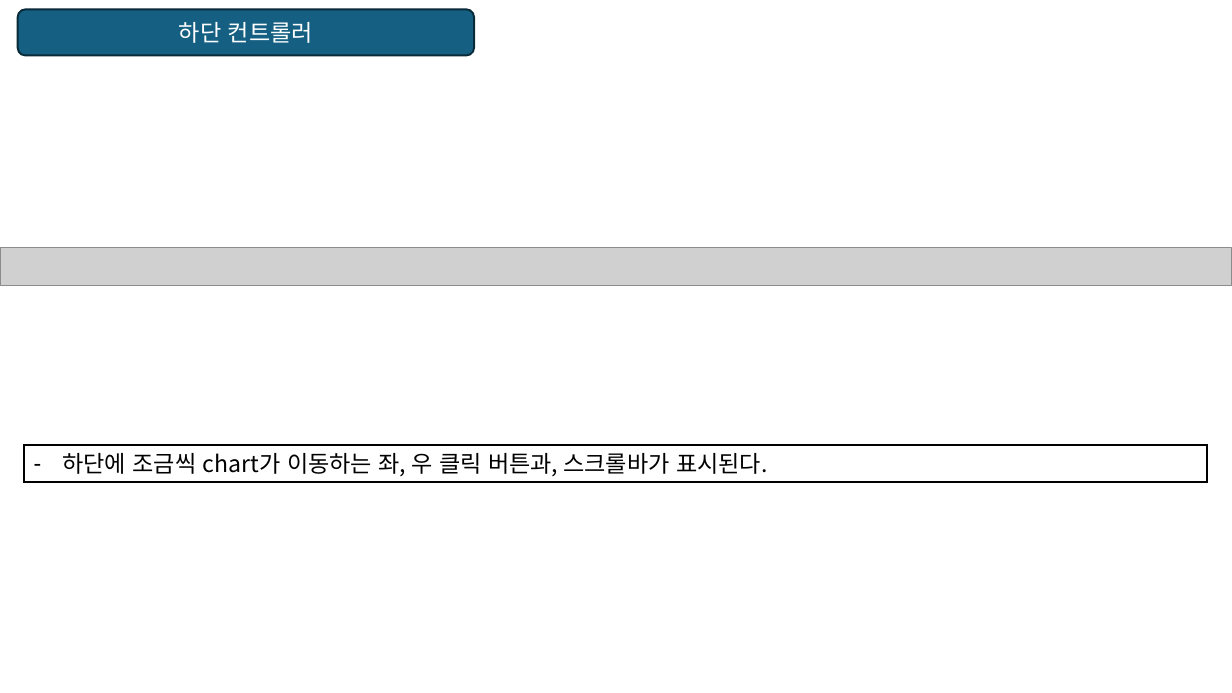
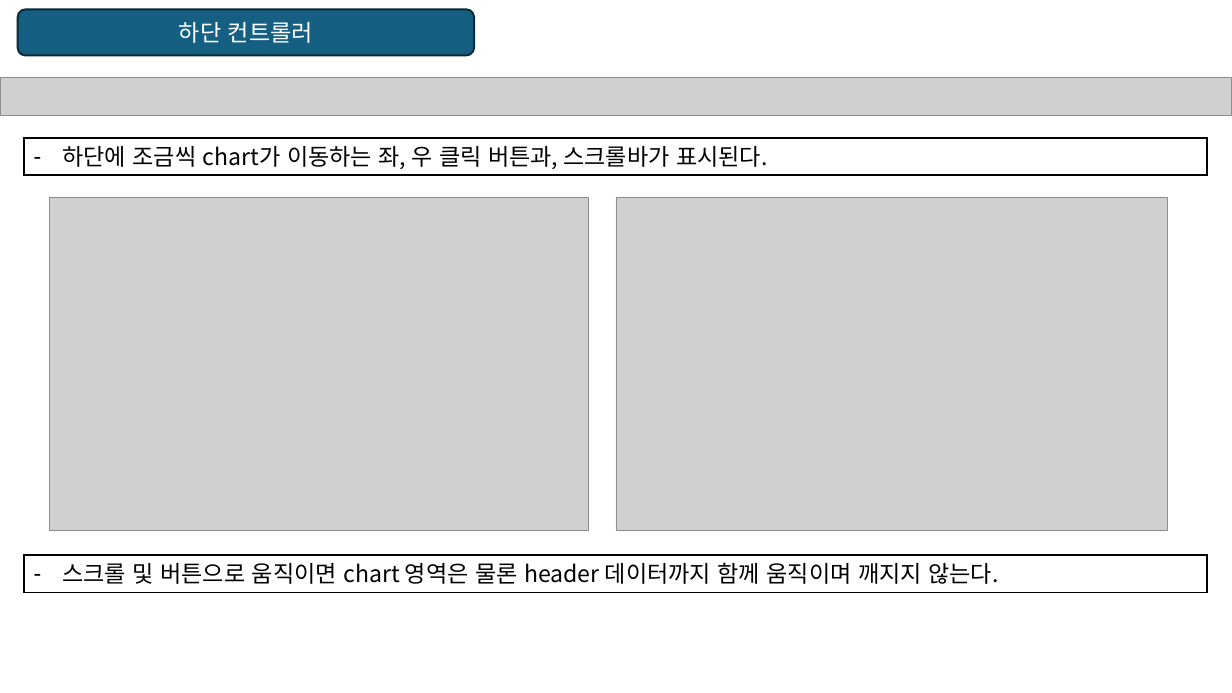
Before and after one commit to 1119xkwks/byul-gantt-chart, a slide deck: slide 14 of docs/ppt/storyboard_v1.pptx. Drawn at 1232x693 pixels with LibreOffice and Linux fonts; fonts in the diff are those of the drawing; grey boxes stand for pictures. Boxes give left, top, right and bottom in pixels: in the first picture for what was removed or moved away, otherwise in the second. Text is boxed around its words. In the diff, an @@ line names an element or a change of style, - is before the commit and + after.

```diff
--- a/docs/ppt/storyboard_v1.pptx
+++ b/docs/ppt/storyboard_v1.pptx
@@ picture: place and size @@
-picture at (0,248,1232,285)
+picture at (0,78,1232,115)
@@ rectangle "하단에 조금씩 chart가 이동하는 좌, ...": place and size @@
-rectangle "하단에 조금씩 chart가 이동하는 좌, ..." at (24,445,1207,482)
+rectangle "하단에 조금씩 chart가 이동하는 좌, ..." at (24,138,1207,175)
@@ picture added at (50,198,590,531) @@
@@ picture added at (616,198,1168,531) @@
@@ rectangle added at (24,555,1207,592), fill #FFFFFF, outline #000000 1.5 pt, 18 pt, text #000000 @@
+– 스크롤 및 버튼으로 움직이면 chart 영역은 물론 header 데이터까지 함께 움직이며 깨지지 않는다.
```
Also in this commit, not shown: 1 slide added, 17 other files.
